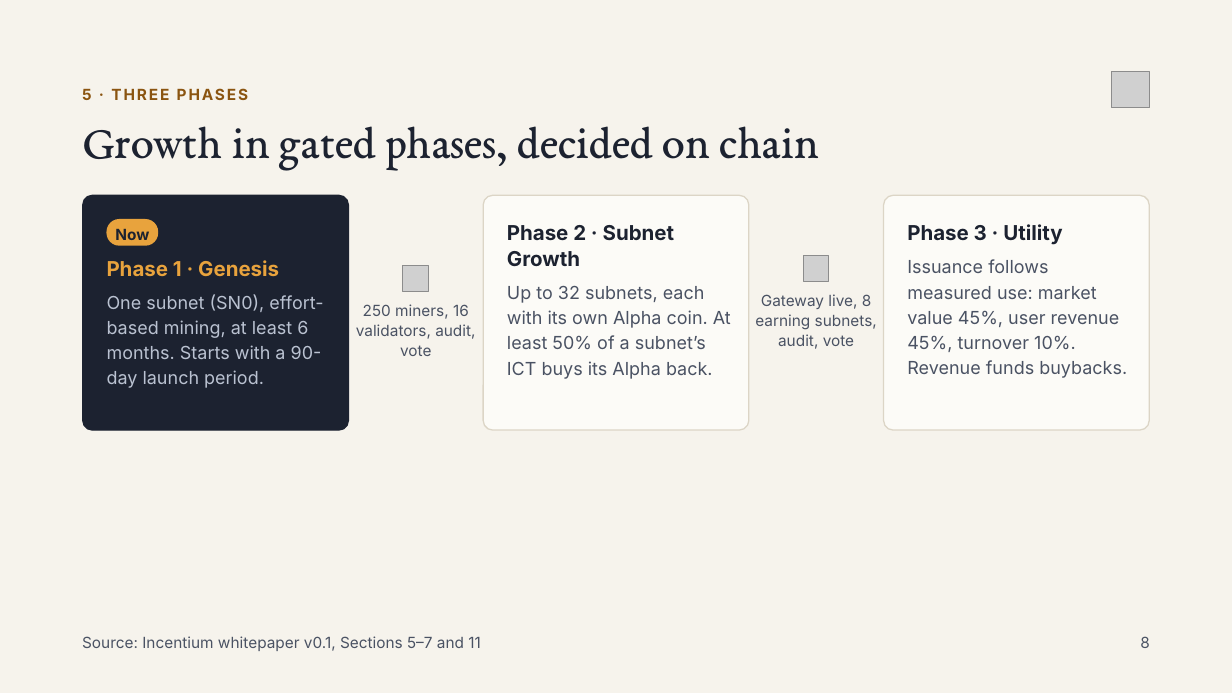
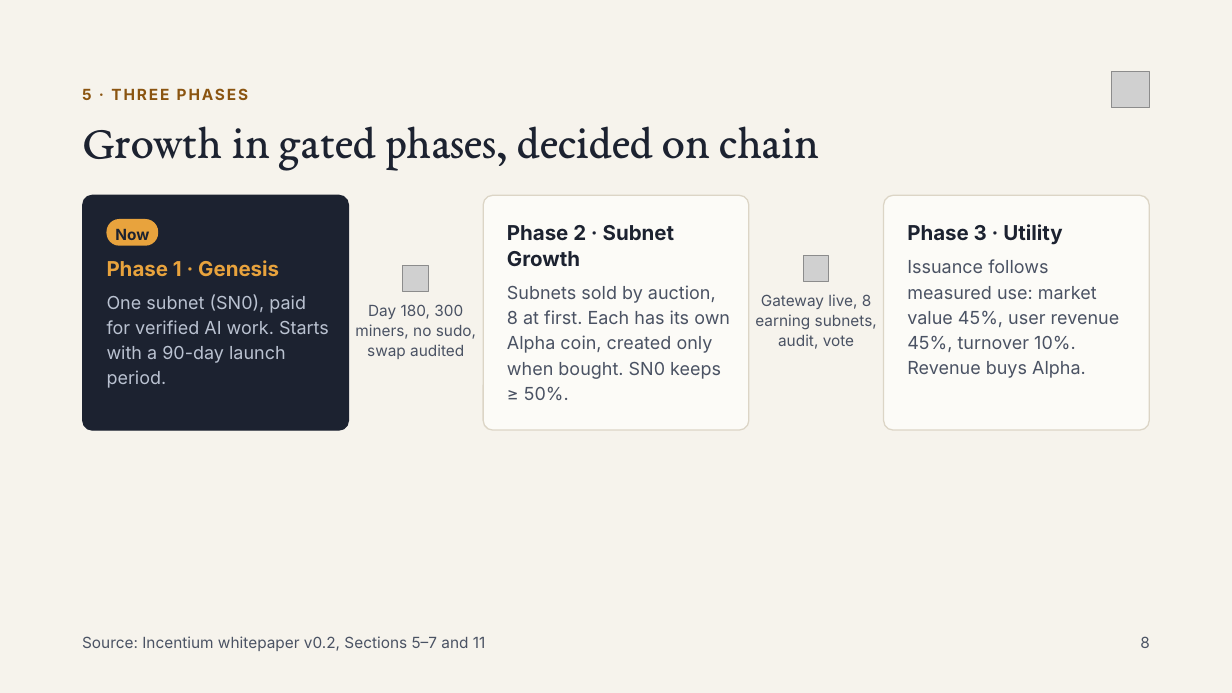
Before and after one commit to Doncoin1999/incentium-chain, a slide deck: slide 8 of site/events/incentium-introduction/incentium-introduction.pptx. Drawn at 1232x693 pixels with LibreOffice and Linux fonts; fonts in the diff are those of the drawing; grey boxes stand for pictures. Boxes give left, top, right and bottom in pixels: in the first picture for what was removed or moved away, otherwise in the second. Text is boxed around its words. In the diff, an @@ line names an element or a change of style, - is before the commit and + after.

```diff
--- a/site/events/incentium-introduction/incentium-introduction.pptx
+++ b/site/events/incentium-introduction/incentium-introduction.pptx
@@ text at (907,259,1120,378): text changed @@
-Issuance follows measured use: market value 45%, user revenue 45%, turnover 10%. Revenue funds buybacks.
+Issuance follows measured use: market value 45%, user revenue 45%, turnover 10%. Revenue buys Alpha.
@@ text at (107,294,329,388): text changed @@
-One subnet (SN0), effort-based mining, at least 6 months. Starts with a 90-day launch period.
+One subnet (SN0), paid for verified AI work. Starts with a 90-day launch period.
@@ text at (507,285,730,400): text changed @@
-Up to 32 subnets, each with its own Alpha coin. At least 50% of a subnet’s ICT buys its Alpha back.
+Subnets sold by auction, 8 at first. Each has its own Alpha coin, created only when bought. SN0 keeps ≥ 50%.
@@ text at (355,304,476,359): text changed @@
-250 miners, 16 validators, audit, vote
+Day 180, 300 miners, no sudo, swap audited
@@ text at (82,636,485,651): text changed @@
-Source: Incentium whitepaper v0.1, Sections 5–7 and 11
+Source: Incentium whitepaper v0.2, Sections 5–7 and 11
```
Also in this commit, not shown: 1 other slide changed, 14 other files.
